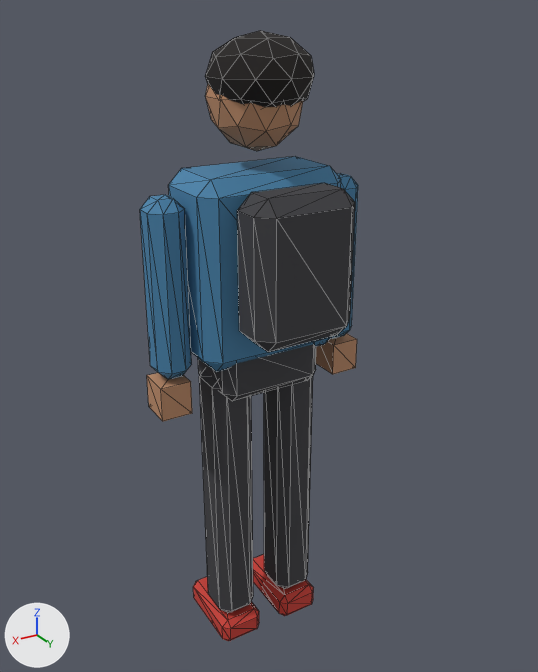
What one commit did to the glTF model public/assets/ped_slim.glb.
The view is the same before and after, from a camera (50 mm lens) standing at (1.011, 1.752, 1.909) and looking at (-0.012, 0.046, 1.056). Lighting does not change. The marker at lower left points along +X, +Y and +Z. The picture after the commit comes second. Mesh edges are drawn as thin lines. Vertices at exactly the same position are counted once.

Objects in the first picture: 'ped_slim_arm.L', 'ped_slim_backpack', 'ped_slim_hair', 'ped_slim_hand.L', 'ped_slim_hand.R', 'ped_slim_head', 'ped_slim_leg.L', 'ped_slim_leg.R', 'ped_slim_pelvis', 'ped_slim_shoe.L', 'ped_slim_shoe.R', 'ped_slim_torso' and 1 more.
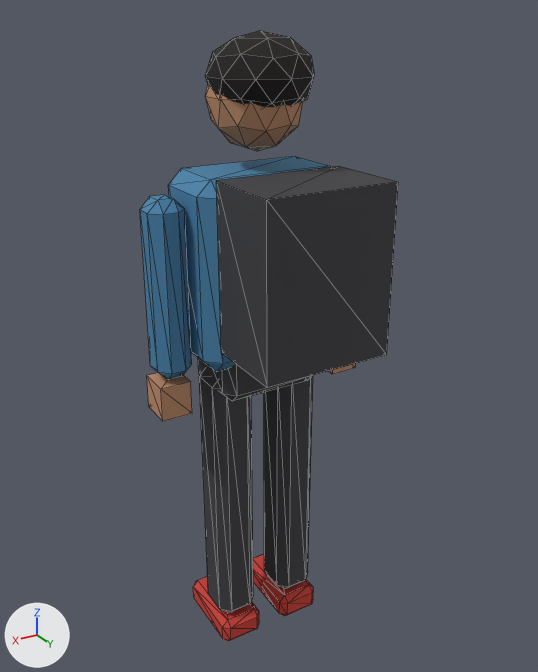
Location of each change, [x1, y1, x2, y2] in pixels of the pictures (538 x 672 px):
'ped_slim_backpack', reshaped, moved (54% wider, 31% taller): before [237, 183, 355, 352]; after [216, 166, 398, 388]

What the commit changed:
me_cube_003 is used by ob_ped_slim_backpack; location (0.0, 0.206, 1.31).
me_cube_003 had 24 vertices, 44 faces and spanned x -0.15..0.15, y -0.08..0.08, z -0.2..0.2.
me_cube_003 now has 8 vertices, 12 faces and spans x -0.185..0.185, y -0.12..0.12, z -0.23..0.23.
me_cube_003 part 1: the whole mesh is rebuilt.
Object 'ped_slim_backpack' (ob_ped_slim_backpack) moves from (0.0, 0.206, 1.31) to (0.0, 0.246, 1.31).
